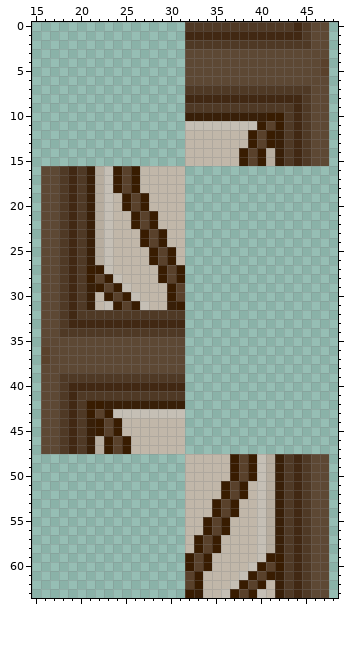
Pixel-art sprite: Resources/Textures/Civ14/Structures/Walls/medieval.rsi/medieval5.png. This is how it looked before the edit.
The file is 64x64 pixels. Shown: x 15..48, y 0..63.
After the commit:
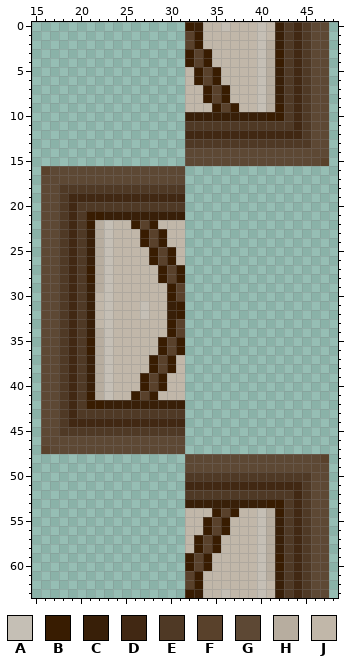
Palette (. is transparent): A #c5bfb5  B #381c01  C #381f08  D #412813  E #4f3925  F #59412b  G #5d4834  H #b7ad9f  J #c1b7a9
From old to new:
@@ x 15..48 @@
- 0 .................EEEEEEEEEEEEDEGG.
- 1 .................DDDDDDDDDDDDDEGG.
- 2 .................EEEEEEEEEEEEEEGG.
- 3 .................GGGGGGGGGGGGGGGG.
- 4 .................GGGGGGGGGGGGGGGF.
- 5 .................GGGGGGGGGGGGGGGF.
- 6 .................GGGGGGGGGGGGGGGG.
- 7 .................EEEEEEEEEEEEEEGG.
- 8 .................DDDDDDDDDDDDDEGG.
- 9 .................EEEEEEEEEEEEDEGG.
+ 0 .................BCJJAJJJAJCEDEGG.
+ 1 .................FBJJJJJJAJCEDEGG.
+ 2 .................FBJJJJJJAHCEDEGG.
+ 3 .................BFBJJJJJAHBEDEGG.
+ 4 .................BFBJJJJJAHBEDEGG.
+ 5 .................JBFBJJJJAHCEDEGG.
+ 6 .................JBFBJJJJAHCEDEGG.
+ 7 .................JJBFBJJJAHCEDEGG.
+ 8 .................JJBFBJJJAHCEDEGG.
+ 9 .................JJJBFBJJAHBEDEGG.
 10 .................CCCCCCCCCBBEDEGG.
-11 .................AAAAAAAABFBEDEGG.
-12 .................JJJJJJJBFBCEDEGG.
-13 .................JJJJJJJBFBCEDEGG.
-14 .................JJJJJJBFBHCEDEGG.
-15 .................JJJJJJBFBHCEDEGG.
-16 .GGEDECHABFBJJJJJ.................
-17 .GGEDECHABFBJJJJJ.................
-18 .GGEDECHABFBJJJJJ.................
-19 .GGEDECHAJBFBJJJJ.................
-20 .GGEDECHAJBFBJJJJ.................
-21 .GGEDECHAJJBFBJJJ.................
-22 .GGEDECHAJJBFBJJJ.................
+11 .................EEEEEEEEEEEEDEGG.
+12 .................DDDDDDDDDDDDDEGG.
+13 .................EEEEEEEEEEEEEEGG.
+14 .................GGGGGGGGGGGGGGGG.
+15 .................GGGGGGGGGGGGGGGF.
+16 .FGGGGGGGGGGGGGGG.................
+17 .GGGGGGGGGGGGGGGG.................
+18 .GGEEEEEEEEEEEEEE.................
+19 .GGEDDDDDDDDDDDDD.................
+20 .GGEDEEEEEEEEEEEE.................
+21 .GGEDEBBCCCCCCCCC.................
+22 .GGEDEBHAJJBFBJJJ.................
 23 .GGEDECHAJJJBFBJJ.................
@@ x 15..48 @@
 26 .GGEDECHAJJJJBFBJ.................
-27 .GGEDEBBAJJJJJBFB.................
-28 .GGEDEBFBAJJJJBFB.................
-29 .GGEDECBFBAJJJJBF.................
-30 .GGEDECJBFBAJJJBF.................
-31 .GGEDECJABFBAJJCB.................
-32 .GGEDEEEEEEEEEEEE.................
-33 .GGEDDDDDDDDDDDDD.................
-34 .GGEEEEEEEEEEEEEE.................
-35 .GGGGGGGGGGGGGGGG.................
-36 .FGGGGGGGGGGGGGGG.................
-37 .FGGGGGGGGGGGGGGG.................
-38 .GGGGGGGGGGGGGGGG.................
-39 .GGEEEEEEEEEEEEEE.................
-40 .GGEDDDDDDDDDDDDD.................
-41 .GGEDEEEEEEEEEEEE.................
+27 .GGEDEBHAJJJJJBFB.................
+28 .GGEDEBHAJJJJJBFB.................
+29 .GGEDECHAJJJJJJBF.................
+30 .GGEDECJAJJJJJJBF.................
+31 .GGEDECJAJJJAJJCB.................
+32 .GGEDECJAJJJAJJCB.................
+33 .GGEDECJAJJJJJJBF.................
+34 .GGEDECHAJJJJJJBF.................
+35 .GGEDEBHAJJJJJBFB.................
+36 .GGEDEBHAJJJJJBFB.................
+37 .GGEDECHAJJJJBFBJ.................
+38 .GGEDECHAJJJJBFBJ.................
+39 .GGEDECHAJJJBFBJJ.................
+40 .GGEDECHAJJJBFBJJ.................
+41 .GGEDEBHAJJBFBJJJ.................
 42 .GGEDEBBCCCCCCCCC.................
-43 .GGEDEBFBAAAAAAAA.................
-44 .GGEDECBFBJJJJJJJ.................
-45 .GGEDECBFBJJJJJJJ.................
-46 .GGEDECHBFBJJJJJJ.................
-47 .GGEDECHBFBJJJJJJ.................
-48 .................JJJJJBFBAHCEDEGG.
-49 .................JJJJJBFBAHCEDEGG.
-50 .................JJJJJBFBAHCEDEGG.
-51 .................JJJJBFBJAHCEDEGG.
-52 .................JJJJBFBJAHCEDEGG.
-53 .................JJJBFBJJAHCEDEGG.
-54 .................JJJBFBJJAHCEDEGG.
+43 .GGEDEEEEEEEEEEEE.................
+44 .GGEDDDDDDDDDDDDD.................
+45 .GGEEEEEEEEEEEEEE.................
+46 .GGGGGGGGGGGGGGGG.................
+47 .FGGGGGGGGGGGGGGG.................
+48 .................GGGGGGGGGGGGGGGF.
+49 .................GGGGGGGGGGGGGGGG.
+50 .................EEEEEEEEEEEEEEGG.
+51 .................DDDDDDDDDDDDDEGG.
+52 .................EEEEEEEEEEEEDEGG.
+53 .................CCCCCCCCCBBEDEGG.
+54 .................JJJBFBJJAHBEDEGG.
 55 .................JJBFBJJJAHCEDEGG.
@@ x 35..43 @@
 58 BJJJJAHCE
-59 JJJJJABBE
-60 JJJJABFBE
-61 JJJABFBCE
-62 JJABFBJCE
-63 JABFBAJCE
+59 JJJJJAHBE
+60 JJJJJAHBE
+61 JJJJJAHCE
+62 JJJJJAJCE
+63 JAJJJAJCE
Boxes around the changes in both pictures, in picture pixels (x1, y1, x2, y2):
changed: (41, 22, 329, 229)
changed: (41, 265, 329, 598)
